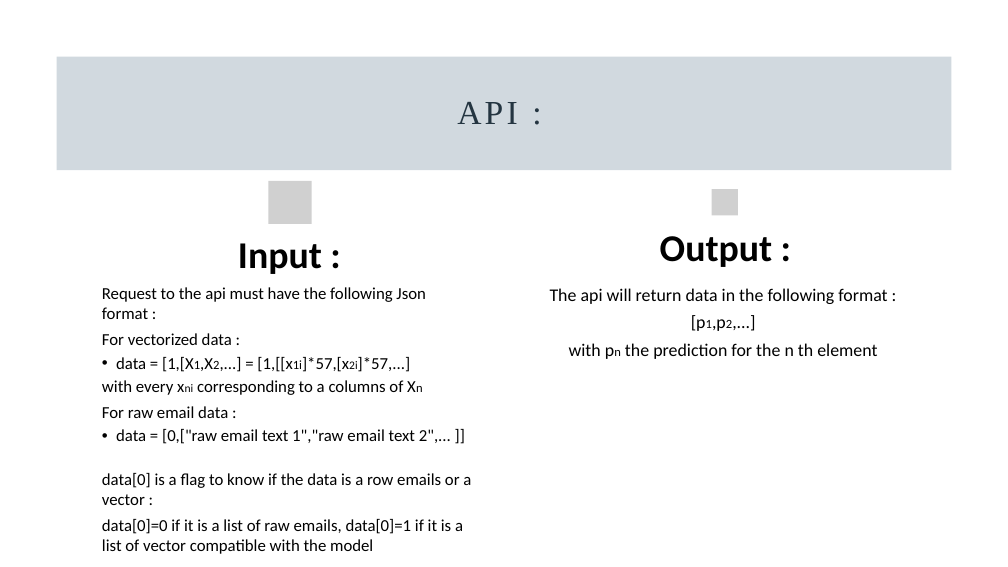
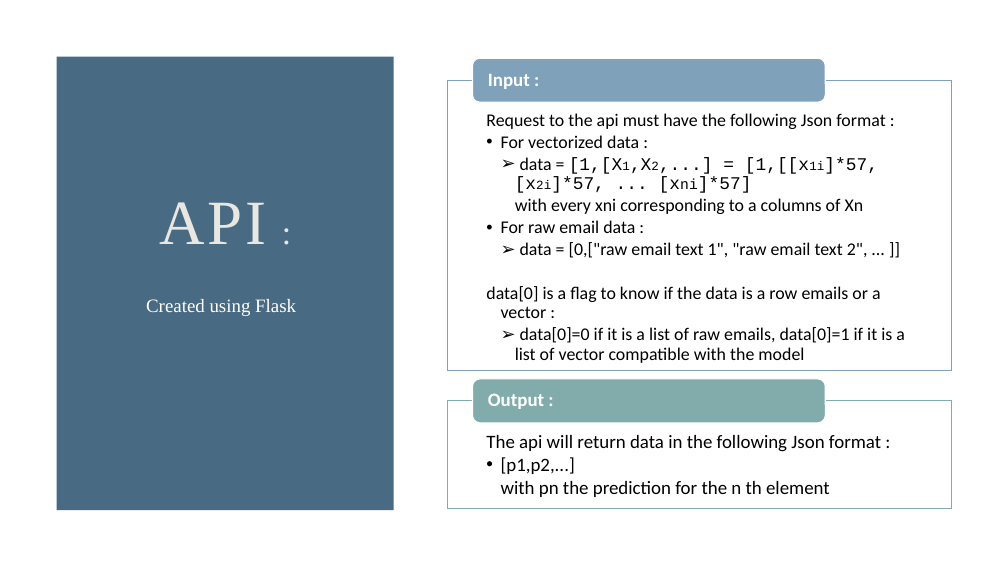
Before and after one commit to Ulysse3311/spambase, a slide deck: slide 9 of SPAMBASE.pptx. Drawn at 1008x567 pixels with LibreOffice and Linux fonts; fonts in the diff are those of the drawing; grey boxes stand for pictures. Boxes give left, top, right and bottom in pixels: in the first picture for what was removed or moved away, otherwise in the second. Text is boxed around its words. In the diff, an @@ line names an element or a change of style, - is before the commit and + after.

```diff
--- a/SPAMBASE.pptx
+++ b/SPAMBASE.pptx
@@ rectangle removed at (57,57,951,170) @@
@@ rectangle added at (57,57,394,510), fill #486B83 @@
@@ text "Request to the api must ...": place and size @@
-text "Request to the api must ..." at (102,287,471,554)
+text "Request to the api must ..." at (486,113,905,363)
@@ text "Input :": place and size @@
-text "Input :" at (238,243,322,274)
+text "Input :" at (488,74,530,89)
@@ text "Input :" at (488,74,530,89): size 36 to 18 pt, text colour #000000 to #FFFFFF; alignment centre to left; line spacing 1 to 0.9; less space between paragraphs; vertical alignment top to middle @@
@@ text at (486,113,905,363): size 16 to 17 pt in "Request to the api must have the ...", "For vectorized data :", "with every xni corresponding to a columns ...", "For raw email data :" and 2 more places; size 11 to 17 pt in "xni"; size 12 to 17 pt in "Xn"; list level 1 to 2 in "Request to the api must ..."; line spacing 1 to 0.9; bullet none to •; list level 1 to 2 in "For vectorized data :"; list level 1 to 4 in "with every xni corresponding to ..."; list level 1 to 2 in "For raw email data :"; list level 1 to 2 in "data[0] is a flag to ..."; bullet none to ➢; list level 1 to 3 in "data[0]=0 if it is a ..." @@
@@ title "API :": place and size @@
-title "API :" at (457,102,517,124)
+title "API :" at (159,202,267,244)
@@ title "API :" at (159,202,267,244): size 32 to 60 pt in "API"; text colour #243541 to #E8E7E2 @@
@@ text at (520,157,878,193): text changed; size 16 to 17 pt; font Calibri to Courier New @@
-  • data = [1,[X1,X2,...] = [1,[[x1i]*57,[x2i]*57,...]
+    ➢ data = [1,[X1,X2,...] = [1,[[x1i]*57, [x2i]*57, ... [xni]*57]
@@ picture removed at (268,181,312,224) @@
@@ picture removed at (712,189,738,216) @@
@@ text at (520,242,868,258): text changed; size 16 to 17 pt @@
-  • data = [0,["raw email text 1","raw email text 2",... ]]
+    ➢ data = [0,["raw email text 1", "raw email text 2", ... ]]
@@ text added at (146,299,296,316), 18 pt, text #FFFFFF @@
+Created using Flask
@@ group added at (448,58,952,509): 2 rectangles, 2 rounded rectangles @@
@@ text "Output :" at (488,393,544,409): size 36 to 18 pt, text colour #000000 to #FFFFFF; alignment centre to left; line spacing 1 to 0.9; less space between paragraphs; vertical alignment top to middle @@
@@ text "Output :": place and size @@
-text "Output :" at (660,236,772,267)
+text "Output :" at (488,393,544,409)
@@ text "The api will return data ...": place and size @@
-text "The api will return data ..." at (550,288,887,359)
+text "The api will return data ..." at (486,435,881,497)
@@ text at (486,435,881,452): text changed; size 17 to 18 pt @@
-The api will return data in the following format :
+  The api will return data in the following Json format :
@@ text at (501,457,830,497): size 17 to 18 pt in "[p1,p2,...]", "with pn the prediction for the n ..."; size 12 to 18 pt in "[p1,p2,...]", "pn"; alignment centre to left; bullet none to •; list level 1 to 2 in "[p1,p2,...]"; line spacing 1 to 0.9; list level 1 to 3 in "with pn the prediction for ..." @@
```
Also in this commit, not shown: 2 other slides changed, 1 slide added, 2 slides removed.
